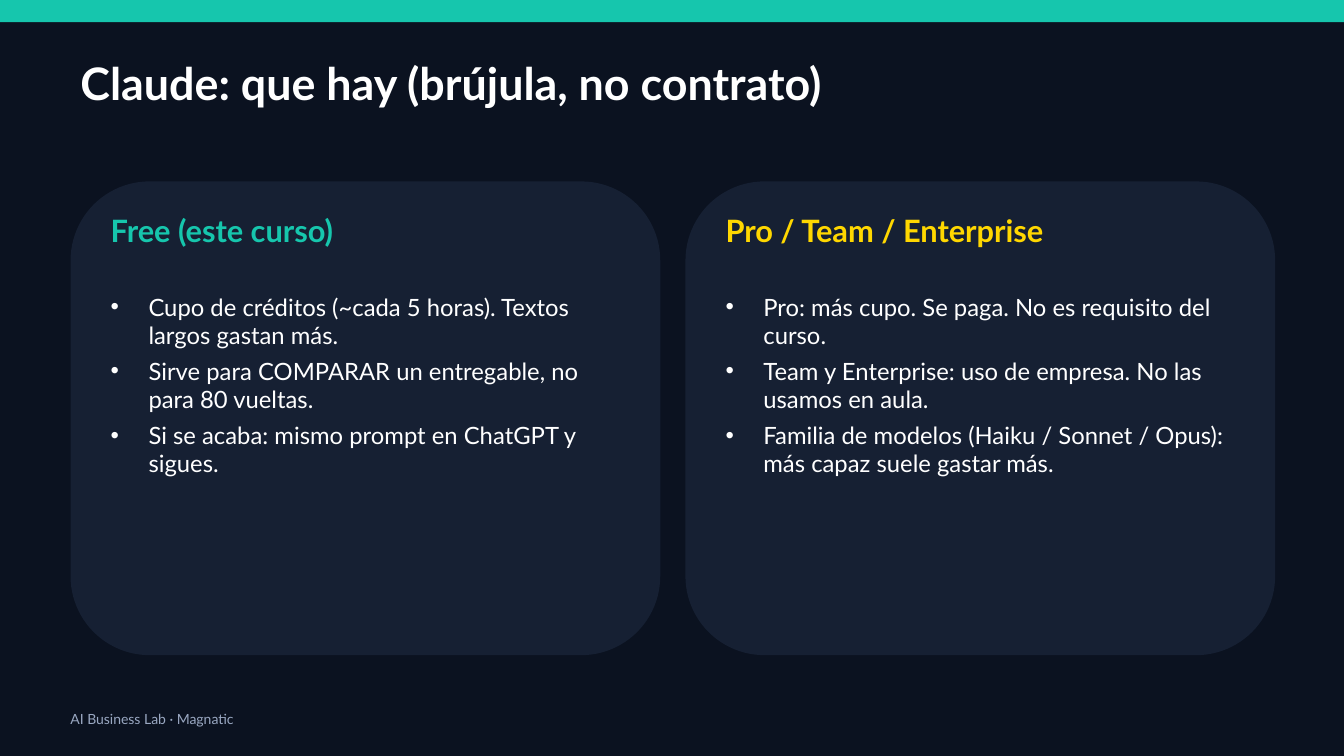
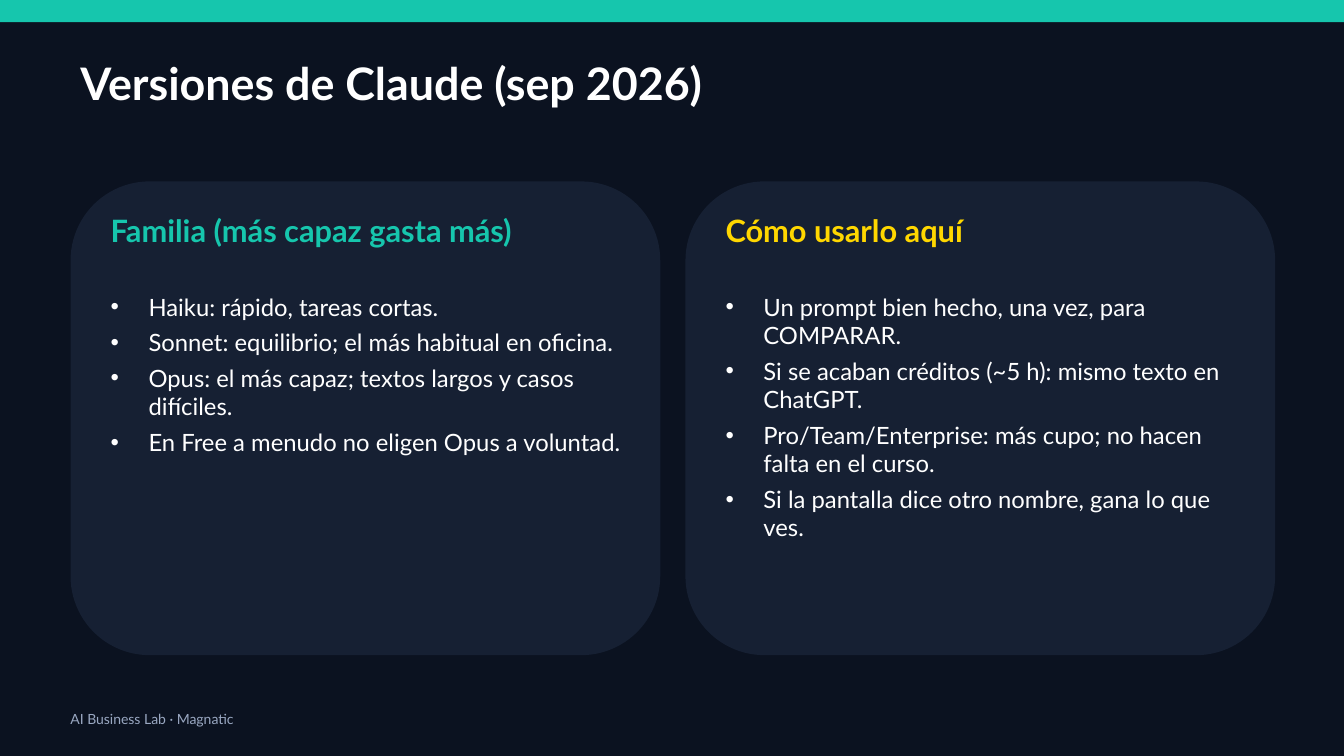
Before and after one commit to xander0408/CURSOS, a slide deck: slide 19 of AI-Business-Lab-Presentacion.pptx. Drawn at 1344x756 pixels with LibreOffice and Linux fonts; fonts in the diff are those of the drawing. Boxes give left, top, right and bottom in pixels: in the first picture for what was removed or moved away, otherwise in the second. Text is boxed around its words. In the diff, an @@ line names an element or a change of style, - is before the commit and + after.

```diff
--- a/AI-Business-Lab-Presentacion.pptx
+++ b/AI-Business-Lab-Presentacion.pptx
@@ text at box(80, 65, 702, 108): text changed @@
-Claude: que hay (brújula, no contrato)
+Versiones de Claude (sep 2026)
@@ text at box(111, 218, 512, 248): text changed @@
-Free (este curso)
+Familia (más capaz gasta más)
@@ text at box(726, 219, 963, 247): text changed @@
-Pro / Team / Enterprise
+Cómo usarlo aquí
@@ text at box(149, 298, 620, 456): text changed @@
-• Cupo de créditos (~cada 5 horas). Textos largos gastan más.
-• Sirve para COMPARAR un entregable, no para 80 vueltas.
-• Si se acaba: mismo prompt en ChatGPT y sigues.
+• Haiku: rápido, tareas cortas.
+• Sonnet: equilibrio; el más habitual en oficina.
+• Opus: el más capaz; textos largos y casos difíciles.
+• En Free a menudo no eligen Opus a voluntad.
@@ text at box(763, 298, 1220, 536): text changed @@
-• Pro: más cupo. Se paga. No es requisito del curso.
-• Team y Enterprise: uso de empresa. No las usamos en aula.
-• Familia de modelos (Haiku / Sonnet / Opus): más capaz suele gastar más.
+• Un prompt bien hecho, una vez, para COMPARAR.
+• Si se acaban créditos (~5 h): mismo texto en ChatGPT.
+• Pro/Team/Enterprise: más cupo; no hacen falta en el curso.
+• Si la pantalla dice otro nombre, gana lo que ves.
```
Also in this commit, not shown: 28 other slides changed, 1 slide added, 42 slides removed, 1 other file.
